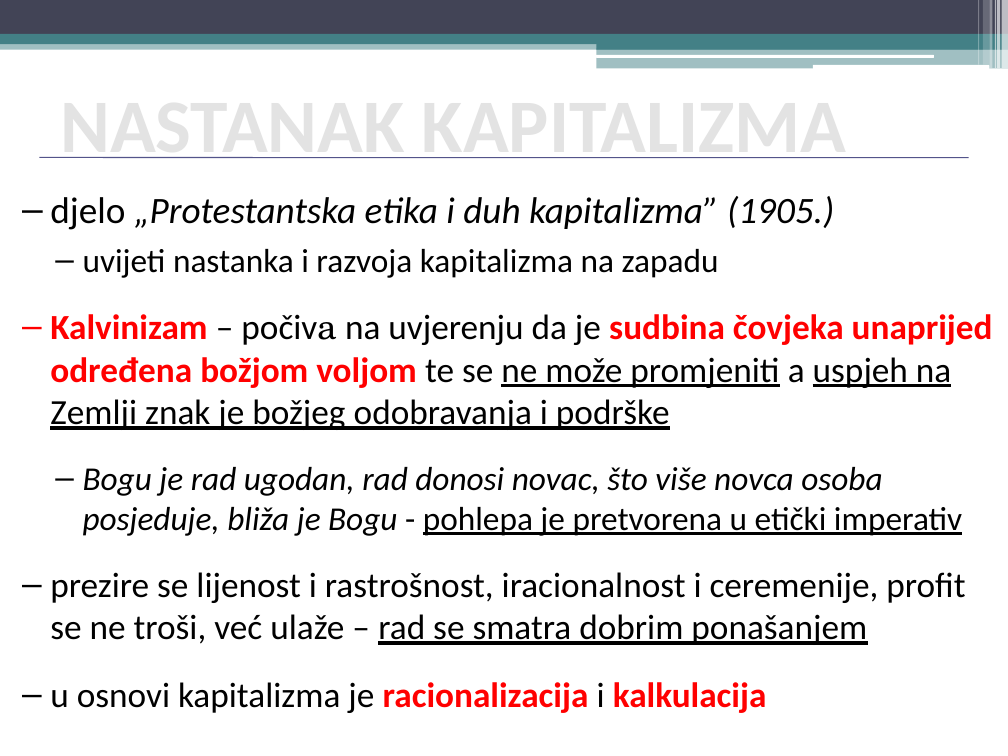
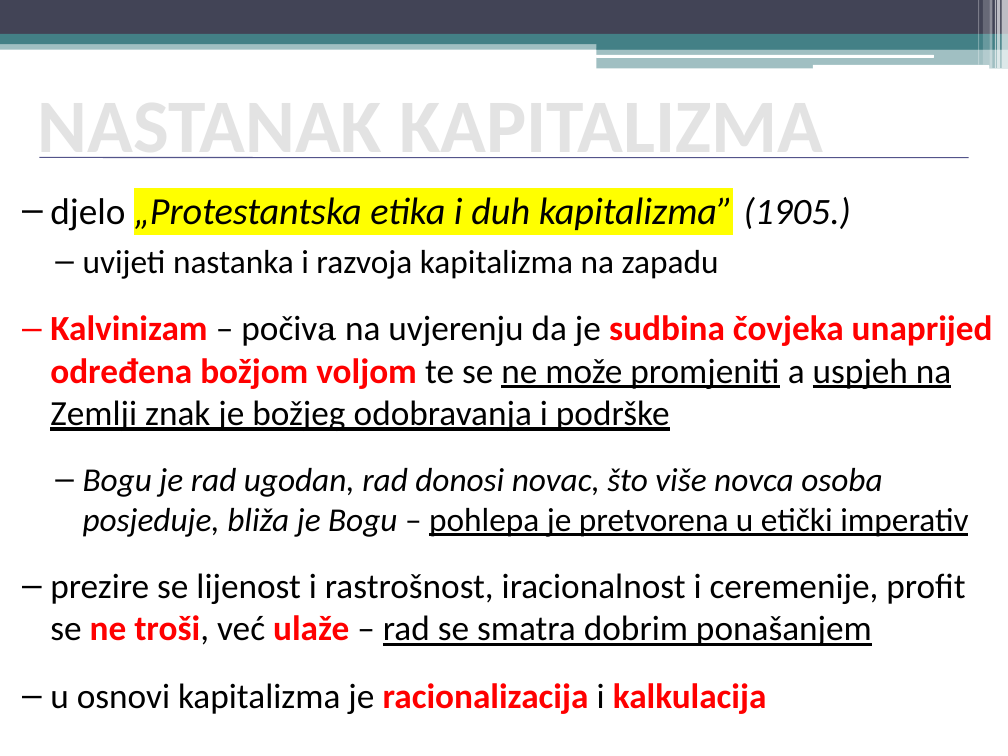
Before and after one commit to srednja-skola/sociologija, a slide deck: slide 11 of data/pptx/003_6_Max_Weber.pptx (slide 10 before the commit). Drawn at 1008x756 pixels with LibreOffice and Linux fonts; fonts in the diff are those of the drawing. Boxes give left, top, right and bottom in pixels: in the first picture for what was removed or moved away, otherwise in the second. Text is boxed around its words. In the diff, an @@ line names an element or a change of style, - is before the commit and + after.

```diff
--- a/data/pptx/003_6_Max_Weber.pptx
+++ b/data/pptx/003_6_Max_Weber.pptx
@@ text "NASTANAK KAPITALIZMA": place and size @@
-text "NASTANAK KAPITALIZMA" at box(60, 157, 846, 158)
+text "NASTANAK KAPITALIZMA" at box(38, 157, 823, 158)
@@ text at box(50, 197, 965, 646): size 26.6 to 27.3 pt, highlight none to #FFFF00 in "„Protestantska etika i duh kapitalizma”"; text colour #000000 to #FF0000, bold on in "ne troši, ulaže" @@
@@ text at box(83, 468, 968, 537): text changed @@
-  – Bogu je rad ugodan, rad donosi novac, što više novca osoba posjeduje, bliža je Bogu - pohlepa je pretvorena u etički imperativ
+  – Bogu je rad ugodan, rad donosi novac, što više novca osoba posjeduje, bliža je Bogu – pohlepa je pretvorena u etički imperativ
```
Also in this commit, not shown: 5 other slides changed, 3 slides added, 2 slides removed, 2 other files.
